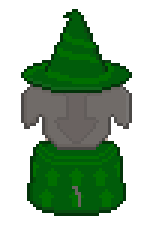
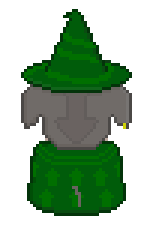
Layers edited between the first and the second 150×225 image:
painted on "Background" over (123, 123, 126, 129)
